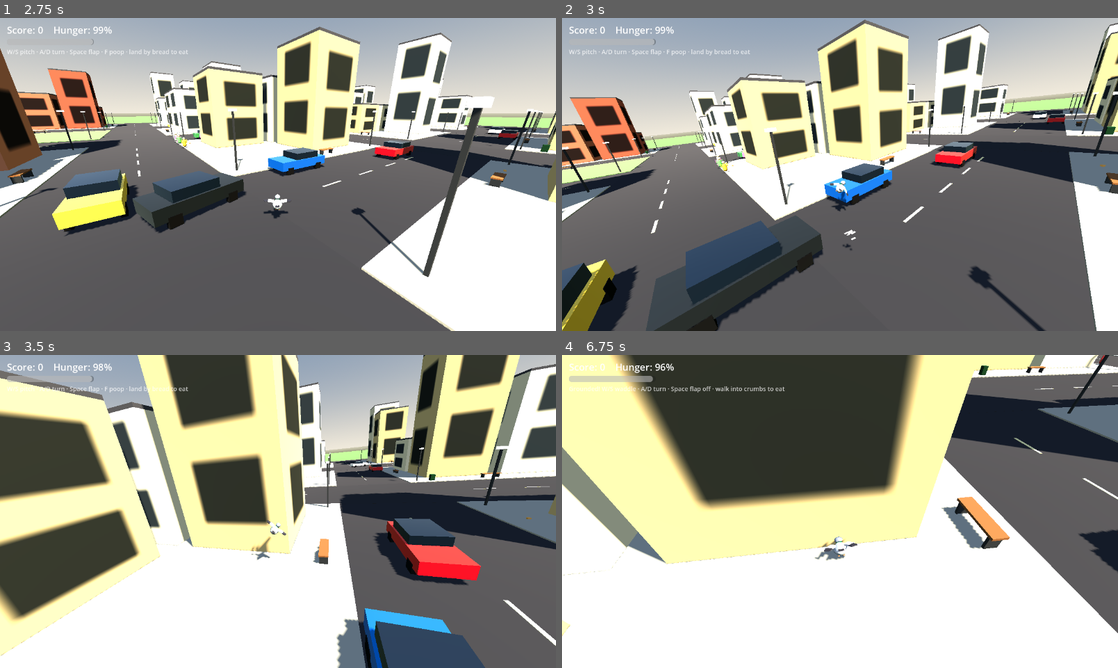
Above: before the commit, frames 1-4 (two rows, left to right).
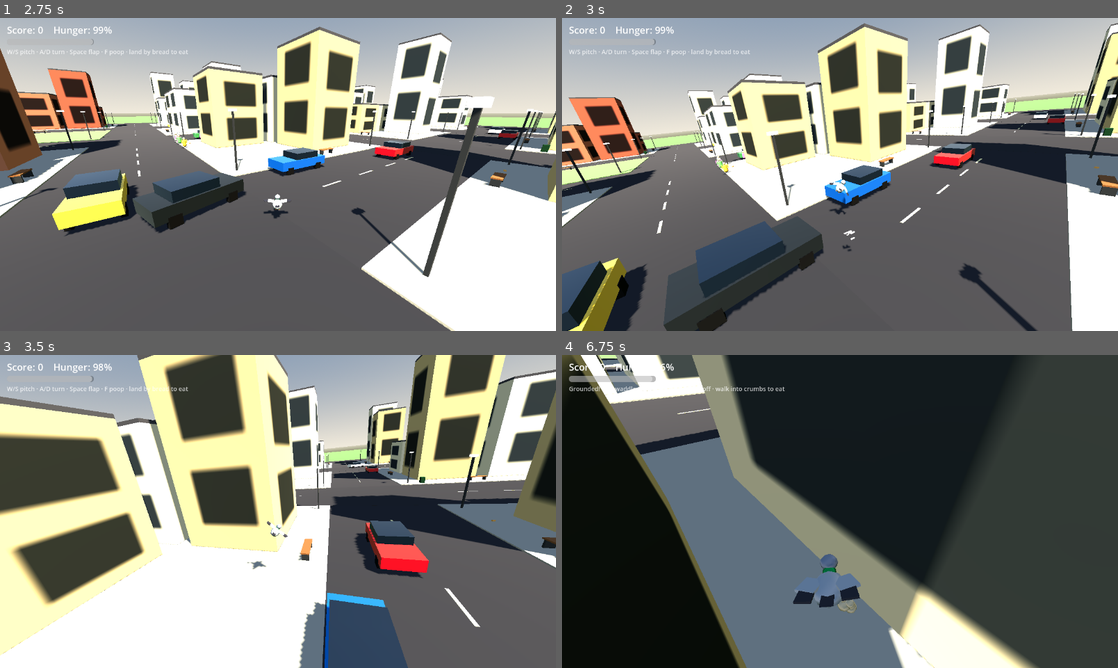
Above: after the commit, the same moments.

Repository: seandmatthews/pigeon-simulator
Game: Godot game, scene res://scenes/menu.tscn
Same seed, same stepped clock (60 frames per second), same inputs: the game is played once before the commit and once after it. Sound files missing from this copy of the repository are replaced by a short silence.
Inputs (mouse positions are in pixels of both pictures, inside the frame that each line leads up to):
- Up to frame 1 (2.75 s): click "Fly" at 0.5 s; move the mouse to (400, 158) at 1.27 s; hold D (turn_right) 1.28-2 s; hold Space (flap) 1.28-2 s; click (400, 158) at 1.42 s; drag from (166, 190) to (250, 237) at 2.02 s
- Up to frame 2 (3 s): move the mouse to (895, 105) at 2.77 s; hold D (turn_right) from 2.78 s (still down); hold Space (flap) from 2.78 s (still down)
- Up to frame 3 (3.5 s): keep holding D (turn_right); keep holding Space (flap)
- Up to frame 4 (6.75 s): release D (turn_right) at 3.5 s; release Space (flap) at 3.5 s; drag from (812, 574) to (673, 464) at 3.52 s; move the mouse to (1006, 558) at 4.27 s; hold A (turn_left) 4.28-5 s; hold Space (flap) 4.28-5 s; drag from (673, 464) to (756, 433) at 5.02 s; move the mouse to (867, 511) at 5.77 s; hold S (pitch_down) 5.78-6.5 s; hold Space (flap) 5.78-6.5 s; click (867, 511) at 5.92 s; drag from (756, 433) to (728, 527) at 6.52 s

Frame 1 is identical in both runs. In frame 2, 13% of the frame differs, in the area x 0-100%, y 0-100%; in frame 3, 37%; in frame 4, 96%.

Commit message:
feat(flight): flaps buy climb and pacing, dives own the top end (T-015)

Diff:
--- a/scripts/player.gd
+++ b/scripts/player.gd
@@ -5,7 +5,9 @@
 ## banked turns and a stall below minimum airspeed in the air; gentle floor
 ## touches settle into a slow comedic waddle and flap takes off again. Hard
 ## touchdowns just skid — no damage model in M1. Every tunable is an @export
-## for live tweaking.
+## for live tweaking. Since T-015 the airborne flap is mostly lift: its
+## forward shove fades out across `flap_push_taper`, so flaps pace toward
+## roughly glide_speed plus a few m/s and dives own the top end.
 
 ## Emitted when the pigeon lands or takes off — the HUD swaps its control hint.
 signal grounding_changed(grounded: bool)
@@ -26,6 +28,7 @@
 @export var flap_interval: float = 0.35 ## Seconds since the last flap for full strength; faster flaps are weaker.
 @export var flap_min_fraction: float = 0.25 ## Impulse fraction when mash-spamming with no rest.
 @export var flap_cooldown: float = 0.12 ## Hard floor between two flaps.
+@export var flap_push_taper: float = 10.0 ## (T-015) m/s band over which the airborne flap's forward shove fades: full 45° shove at glide_speed - taper, pure lift at glide_speed — flaps climb and pace, dives add speed. Tune-safe: values ≤ 0 degrade to the old fixed 45° flap.
 
 @export_group("Lift & stall")
 @export var gravity: float = 12.0
@@ -266,7 +269,7 @@
 	if not Input.is_action_just_pressed("flap") or _flap_timer > 0.0:
 		return
 	var rested := clampf(_time_since_flap / flap_interval, flap_min_fraction, 1.0)
-	var flap_dir := (transform.basis.y - transform.basis.z).normalized()
+	var flap_dir: Vector3
 	if state == State.GROUND:
 		# A startled takeoff fires up-and-forward from level attitude — the body
 		# may still be nose-down right after a touchdown, and flapping along it
@@ -274,6 +277,17 @@
 		var fwd := -transform.basis.z
 		fwd.y = 0.0
 		flap_dir = (Vector3.UP + fwd.normalized()).normalized()
+	else:
+		# In the air the flap is mostly lift (T-015): its forward shove fades
+		# out across `flap_push_taper` — the full 45° shove at low speed (so
+		# stall recovery keeps its old bite), pure body-up lift at cruise. A
+		# flap buys climb and pacing, never the top end; only diving adds real
+		# speed. The maxf guard makes taper ≤ 0 degrade to the old fixed flap.
+		var blend := clampf(
+				(forward_speed - (glide_speed - flap_push_taper)) / maxf(flap_push_taper, 0.5),
+				0.0, 1.0)
+		flap_dir = (transform.basis.y - transform.basis.z).normalized().slerp(
+				transform.basis.y, blend).normalized()
 	var pre_vy := velocity.y ## The climb the pigeon was already working with.
 	velocity += flap_dir * flap_impulse * rested
 	_flap_timer = flap_cooldown
--- a/tests/autoplay.gd
+++ b/tests/autoplay.gd
@@ -261,8 +261,9 @@
 
 	# Low mode: below the cruise band, climb. Straight ahead is the road
 	# corridor; near the plaza at roof height it also pulls toward the center.
-	# Nose capped at ~27° up and flaps capped at vy 8, so the climb eases into
-	# the band instead of zooming or looping.
+	# Nose capped at ~27° up and flaps gated to vy < 5 (each flap now lifts
+	# harder — T-015), so the climb eases into the band instead of zooming or
+	# looping.
 	if _player.position.y < CRUISE_FLOOR:
 		if _nose_y() < 0.45:
 			Input.action_press("pitch_up")
@@ -285,10 +286,10 @@
 			Input.action_press("flap")
 		return
 
-	# Cruise governor: hold the 24–30 m band, keep airspeed up, garnish with a
-	# bank and a bounded dive pulse. The steep-dive pull-out has priority, and
-	# every pitch command is nose-bounded, so nothing can ratchet the attitude
-	# into a loop or a sustained dive.
+	# Cruise governor: hold the 24–30 m band, keep airspeed near glide speed,
+	# garnish with a bank and a bounded dive pulse. The steep-dive pull-out has
+	# priority, and every pitch command is nose-bounded, so nothing can
+	# ratchet the attitude into a loop or a sustained dive.
 	var phase := fmod(t, 15.0)
 	var turn := "turn_left" if int(t / 15.0) % 2 == 0 else "turn_right"
 	var pitch := _governor_pitch(vy, speed)
@@ -301,7 +302,12 @@
 		Input.action_press("pitch_down")
 	if phase >= 5.0 and phase < 7.0:
 		Input.action_press(turn) ## Alternate the bank each loop so it zigzags.
-	if _player.position.y < CRUISE_CEIL and speed < 28.0 and fmod(t, 0.5) < delta:
+	# T-015: flaps no longer throttle toward the old 28 m/s cap — their shove
+	# fades out at glide_speed — so the governor flaps to hold the cruise band
+	# itself (glide speed plus margin); beyond that, speed comes from the
+	# bounded dive pulse below.
+	if _player.position.y < CRUISE_CEIL and speed < _player.glide_speed + 3.0 \
+			and fmod(t, 0.5) < delta:
 		Input.action_press("flap")
 
 
--- a/tests/sim_test.gd
+++ b/tests/sim_test.gd
@@ -16,6 +16,12 @@
 ## The Game autoload's high score file is redirected here for the scoring
 ## scenarios, so a sim run never touches the real record in user://.
 const SIM_SAVE_PATH := "user://sim_highscore.cfg"
+
+## (T-015) Forward-speed ceiling four paced ground flaps may pump. Measured
+## 25.04 m/s under the tapered flap (fixed-fps sim); the old fixed 45° flap
+## reached 28.7 m/s at THREE flaps and rode the 30 cap at four, so 26.0 both
+## passes the new model with margin and fails the old one.
+const FLAP_PUMP_CEIL := 26.0
 
 ## Set SIM_DEBUG=1 to print per-scenario trajectory samples.
 var _debug: bool = OS.get_environment("SIM_DEBUG") == "1"
@@ -75,6 +81,7 @@
 
 func _run_scenarios() -> void:
 	await _scenario_takeoff()
+	await _scenario_flap_speed_envelope()
 	await _scenario_lift()
 	await _scenario_energy_exchange()
 	await _scenario_banking()
@@ -220,6 +227,52 @@
 			"altitude %.2f m after 3 flaps + 1 s (finite=%s)" % [altitude, finite])
 
 
+## (T-015) The flap is lift-first, not throttle: four paced flaps from the
+## ground climb without pumping forward speed toward the cap, and at cruise a
+## flap adds climb, not forward speed. The cruise tap is sampled at +1 and +2
+## frames after a 30-frame settled glide — the magnitude-preserving nose-chase
+## converts lift into forward speed within a few frames, and the envelope
+## claim is about the impulse, not that conversion.
+func _scenario_flap_speed_envelope() -> void:
+	# Leg 1 — four paced flaps from the ground, no pitch input. The pump
+	# ceiling is the largest forward speed seen through the cadence and the
+	# second after it (the old fixed 45° flap hit the cap here).
+	await _set_up(false, Vector3(0.0, 0.4, 0.0), Vector3.ZERO)
+	var pump_speed := 0.0
+	for _i in 4:
+		await _tap("flap")
+		await _wait_frames(24)
+		pump_speed = maxf(pump_speed, _player.forward_speed)
+	for _i in 60:
+		await get_tree().physics_frame
+		pump_speed = maxf(pump_speed, _player.forward_speed)
+	var pump_y := _player.position.y
+	var finite := _player.velocity.is_finite()
+	_dbg("envelope pump: y=%.2f pump_fwd=%.2f speed=%.2f" % [
+			pump_y, pump_speed, _player.velocity.length()])
+	# Leg 2 — one fully-rested flap at cruise, measured from a settled glide.
+	await _set_up(true, Vector3(0.0, 20.0, 0.0), Vector3(0.0, 0.0, -17.0))
+	await _wait_frames(30)
+	var fwd0 := _player.forward_speed
+	var vy0 := _player.velocity.y
+	await _tap("flap")
+	await _wait_frames(1)
+	var fwd1 := _player.forward_speed
+	var vy1 := _player.velocity.y
+	await _wait_frames(1)
+	var fwd2 := _player.forward_speed
+	var vy2 := _player.velocity.y
+	_dbg("envelope cruise tap: fwd %.2f -> %.2f -> %.2f, vy %.2f -> %.2f -> %.2f" % [
+			fwd0, fwd1, fwd2, vy0, vy1, vy2])
+	var fwd_gain := maxf(fwd1, fwd2) - fwd0
+	var vy_gain := vy1 - vy0
+	_check("flap_speed_envelope",
+			pump_speed < FLAP_PUMP_CEIL and pump_y > 1.0 and fwd_gain < 2.0 and vy_gain > 4.0
+					and finite,
+			"pump %.1f m/s (ceil %.1f) at y %.1f, cruise tap fwd +%.2f vy +%.2f" % [
+					pump_speed, FLAP_PUMP_CEIL, pump_y, fwd_gain, vy_gain])
+
+
 ## At cruise speed, lift must noticeably soften gravity: a 1.5 s glide sinks
 ## far less than free fall would.
 func _scenario_lift() -> void:
@@ -489,7 +542,7 @@
 	for i in 1500:
 		await get_tree().physics_frame
 		if i % 24 == 0 and _player.position.y < 28.0:
-			await _tap("flap") ## Paced pulses keep it in the 24–30 m cruise band.
+			await _tap("flap") ## T-015: taps pace the climb toward the band; the crossing itself rides a glide flaps can no longer throttle past ~25.
 		min_y = minf(min_y, _player.position.y)
 		max_drift = maxf(max_drift, absf(_player.position.x - road_x))
 		finite = finite and _player.velocity.is_finite() and _player.position.is_finite()
Not shown, changed: VERIFICATION.md
Not shown, changed: docs/DESIGN.md
Not shown, changed: docs/tickets/README.md
Not shown, added: docs/tickets/T-015-flap-envelope.md
